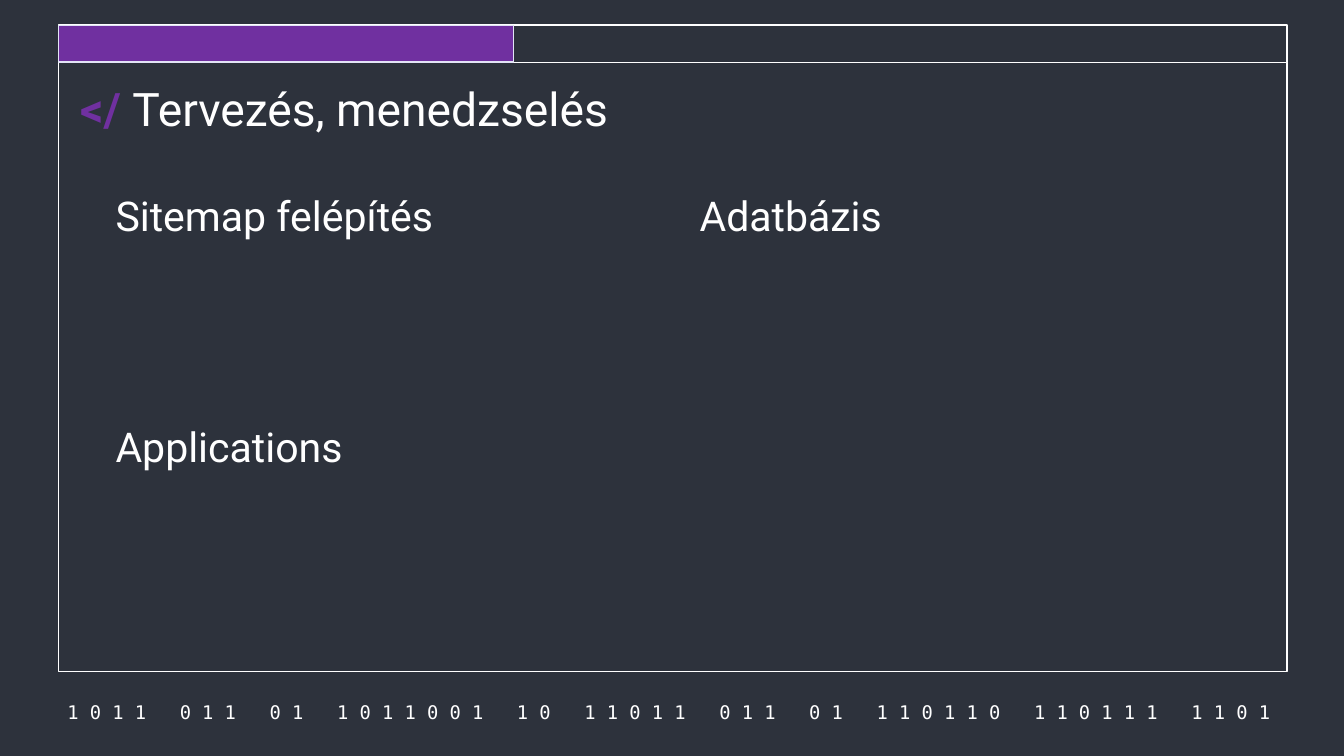
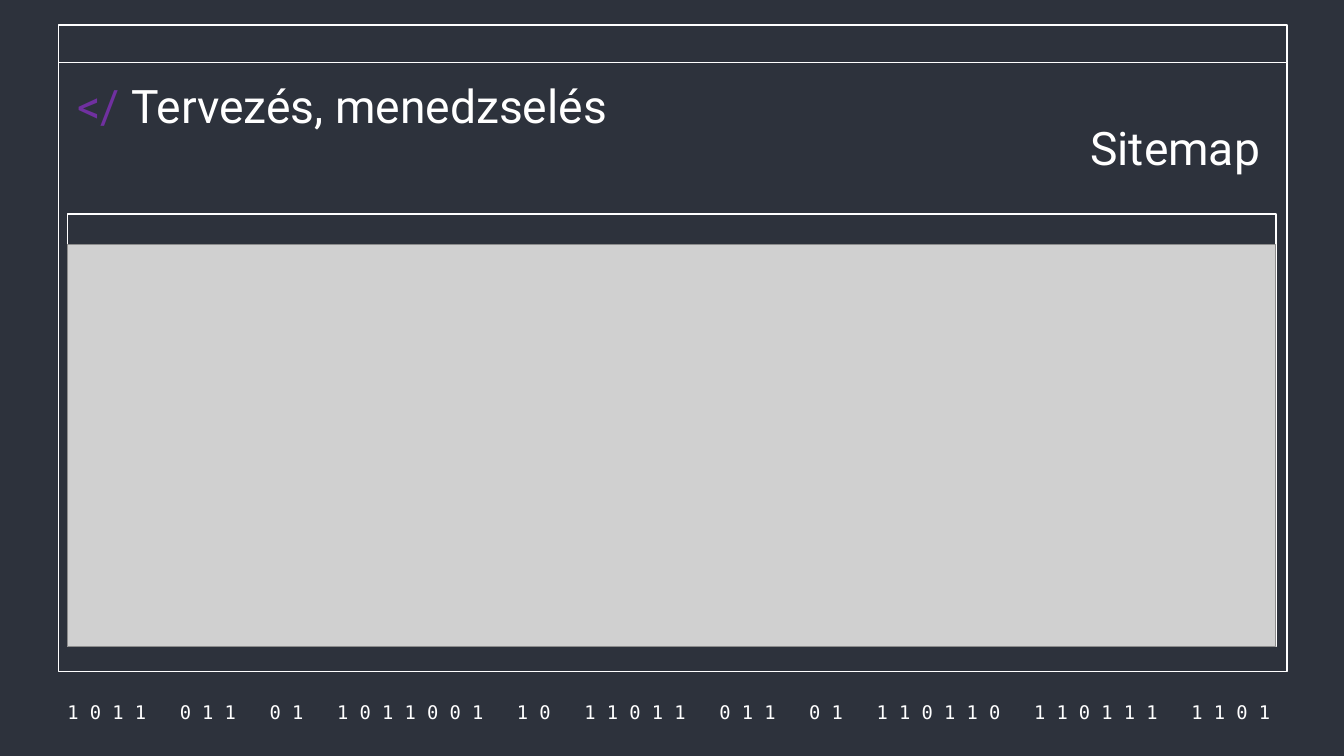
Before and after one commit to Acsilaa/dusza2024-25, a slide deck: slide 7 of Hell yeah ppt.pptx (slide 4 before the commit). Drawn at 1344x756 pixels with LibreOffice and Linux fonts; fonts in the diff are those of the drawing; grey boxes stand for pictures. Boxes give left, top, right and bottom in pixels: in the first picture for what was removed or moved away, otherwise in the second. Text is boxed around its words. In the diff, an @@ line names an element or a change of style, - is before the commit and + after.

```diff
--- a/Hell yeah ppt.pptx
+++ b/Hell yeah ppt.pptx
@@ rectangle removed at (58, 25, 513, 62) @@
@@ title "</ Tervezés, menedzselés" at (132, 88, 607, 130): bold off in "</" @@
@@ title "Sitemap" at (1090, 131, 1260, 175): vertical alignment bottom to top @@
@@ title at (1090, 131, 1260, 175): text changed; size 29.3 to 33 pt @@
-Sitemap felépítés
+Sitemap
@@ title removed at (700, 200, 882, 232) @@
-Adatbázis
@@ rectangle added at (68, 215, 1276, 647), fill #2D323C, outline #FFFFFF 1 pt @@
@@ picture added at (68, 244, 1275, 646) @@
@@ title removed at (116, 431, 343, 471) @@
-Applications
```
Also in this commit, not shown: 1 other slide changed, 7 slides added, 2 slides removed.
